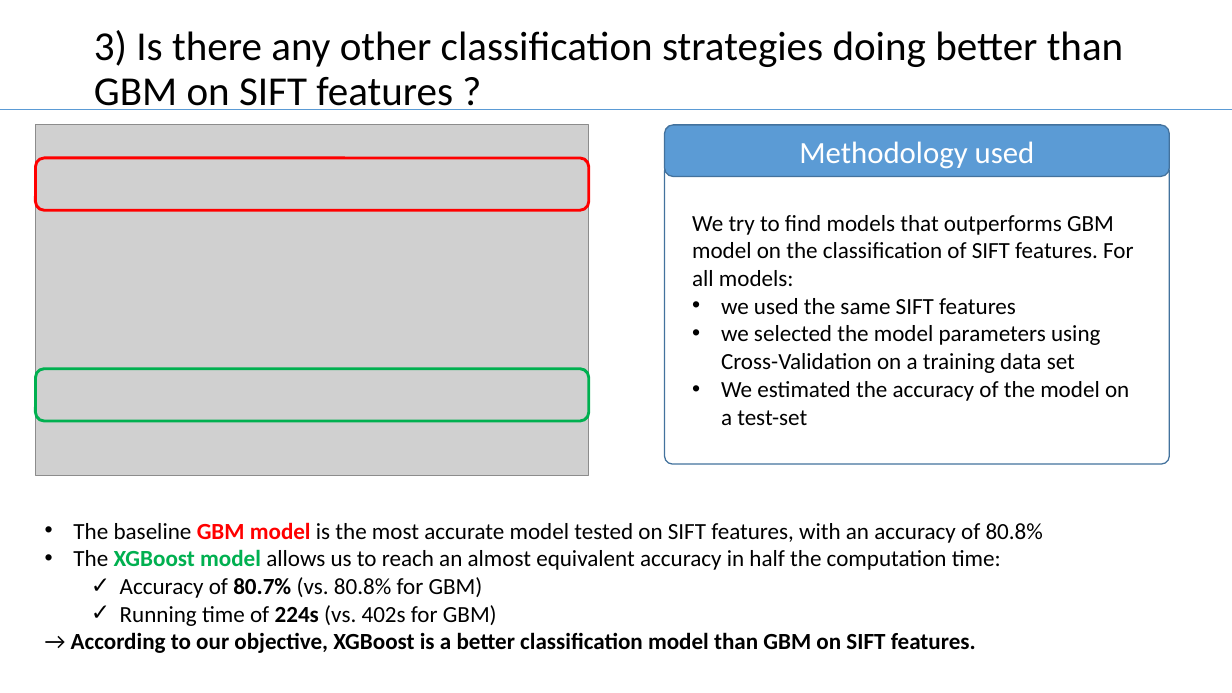
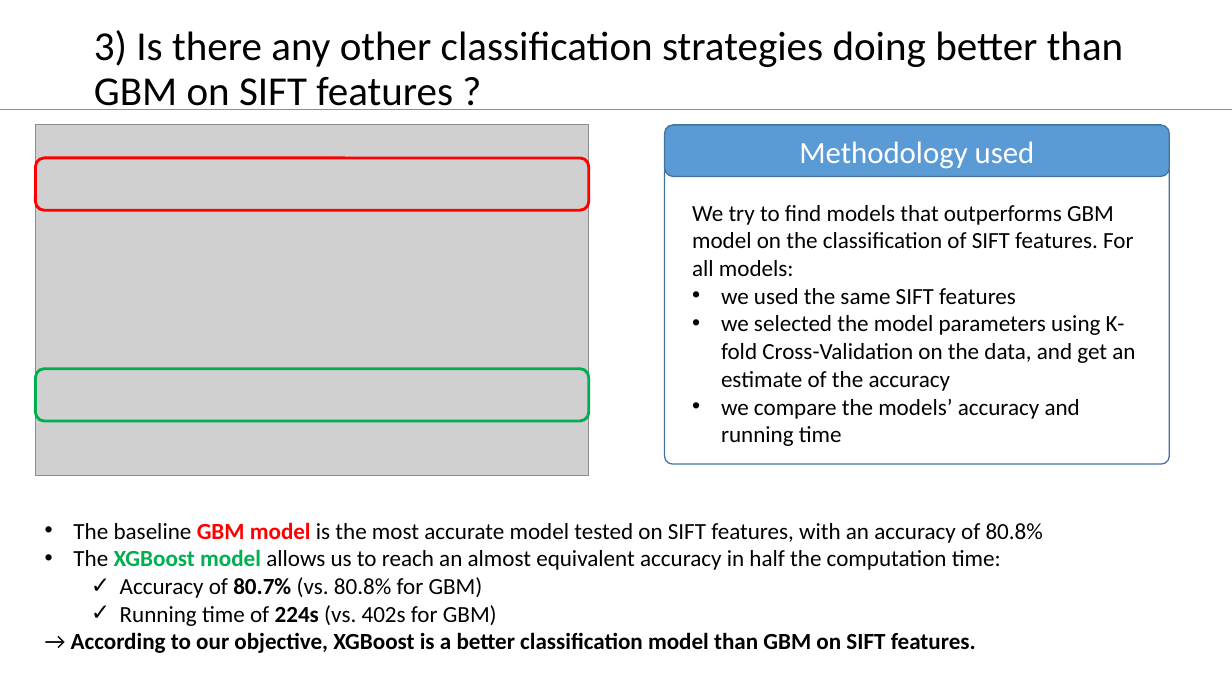
Before and after one commit to TZstatsADS/Fall2017-project3-grp7, a slide deck: slide 4 of doc/team7_presentation.pptx. Drawn at 1232x693 pixels with LibreOffice and Linux fonts; fonts in the diff are those of the drawing; grey boxes stand for pictures. Boxes give left, top, right and bottom in pixels: in the first picture for what was removed or moved away, otherwise in the second. Text is boxed around its words. In the diff, an @@ line names an element or a change of style, - is before the commit and + after.

```diff
--- a/doc/team7_presentation.pptx
+++ b/doc/team7_presentation.pptx
@@ text "We try to find models ...": place and size @@
-text "We try to find models ..." at [692, 215, 1134, 425]
+text "We try to find models ..." at [692, 205, 1135, 446]
@@ text at [721, 315, 1135, 446]: text changed @@
-• we selected the model parameters using Cross-Validation on a training data set
-• We estimated the accuracy of the model on a test-set
+• we selected the model parameters using K-fold Cross-Validation on the data, and get an estimate of the accuracy
+• we compare the models’ accuracy and running time
```
Also in this commit, not shown: 3 other slides changed.
